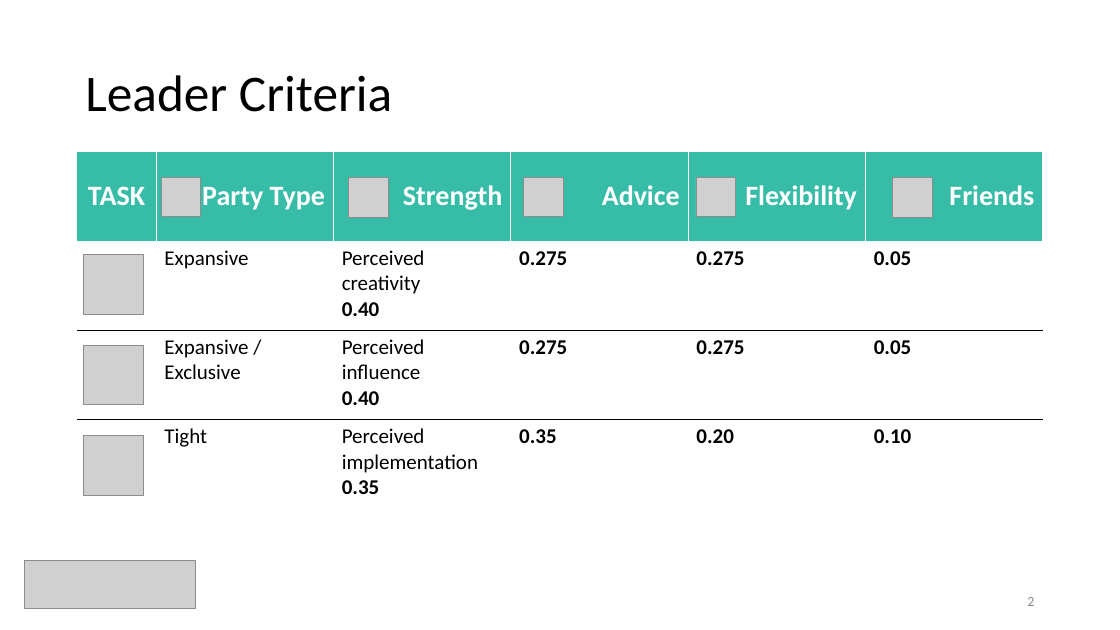
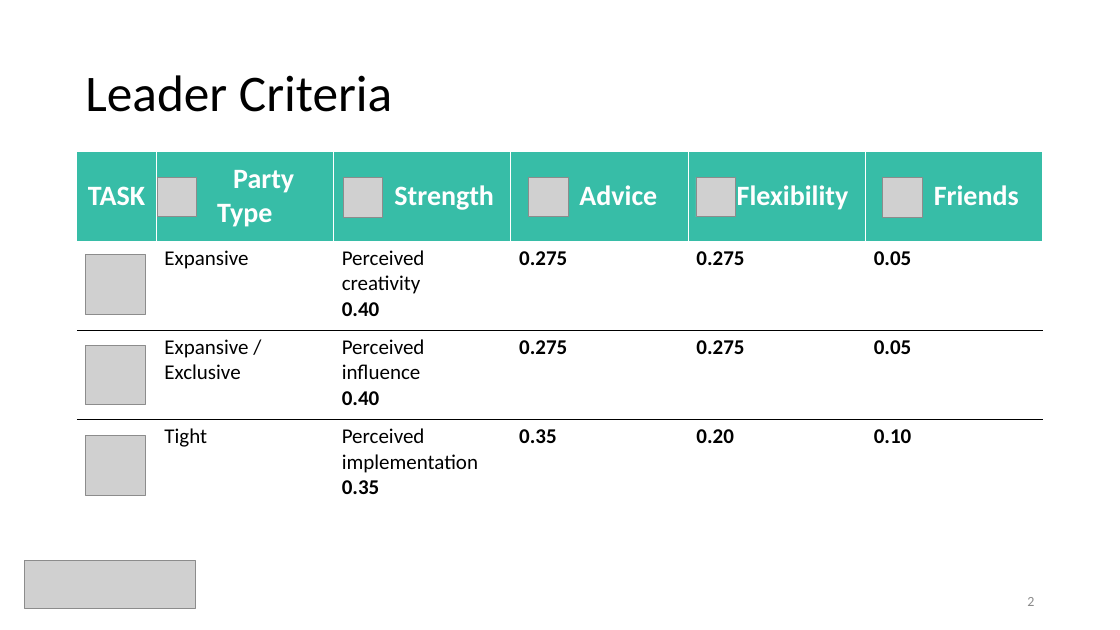
Before and after one commit to ceciliacheungns/Analytics_In_Business, a slide deck: slide 3 of Presentation.pptx. Drawn at 1120x630 pixels with LibreOffice and Linux fonts; fonts in the diff are those of the drawing; grey boxes stand for pictures. Boxes give left, top, right and bottom in pixels: in the first picture for what was removed or moved away, otherwise in the second. Text is boxed around its words. In the diff, an @@ line names an element or a change of style, - is before the commit and + after.

Commit message:
change alignment

```diff
--- a/Presentation.pptx
+++ b/Presentation.pptx
@@ table at box(77, 151, 1043, 508) @@
@@ alignment right to centre @@
@@ picture: place and size @@
-picture at box(161, 177, 201, 217)
+picture at box(157, 177, 197, 217)
@@ picture: place and size @@
-picture at box(349, 177, 388, 217)
+picture at box(343, 177, 382, 217)
@@ picture: place and size @@
-picture at box(524, 177, 564, 217)
+picture at box(528, 177, 568, 217)
@@ picture: place and size @@
-picture at box(893, 178, 933, 218)
+picture at box(883, 178, 923, 218)
```
Also in this commit, not shown: 1 other slide changed.
